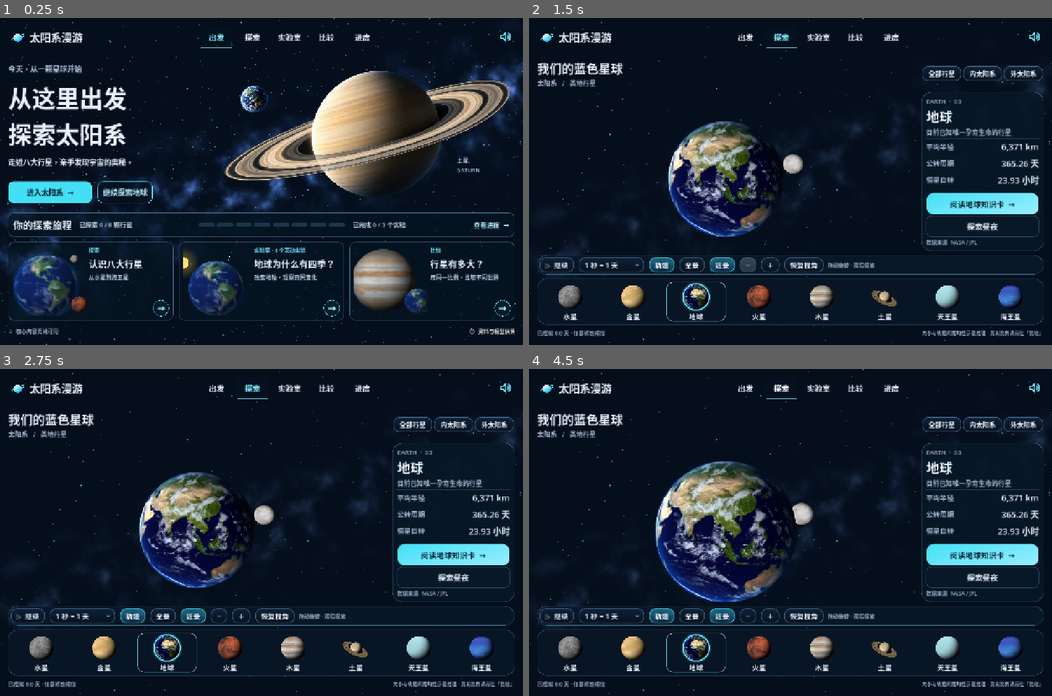
Above: before the commit, frames 1-4 (two rows, left to right).
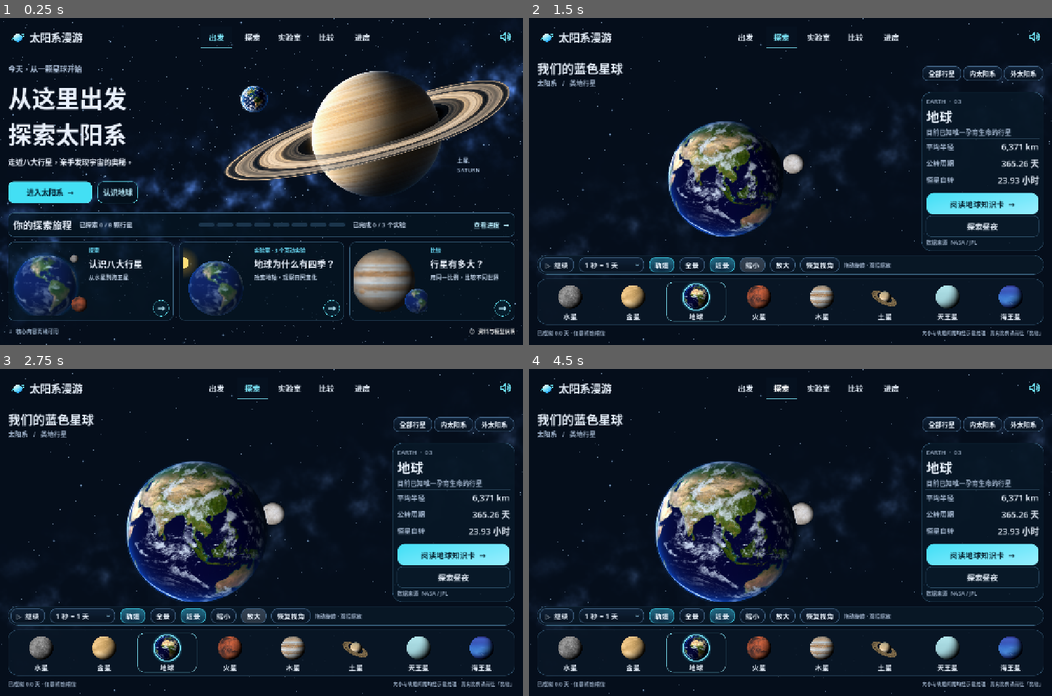
Above: after the commit, the same moments.

Repository: jiapeng-github/solar-system-explorer
Game: Godot game, scene res://scenes/main.tscn
Same seed, same stepped clock (60 frames per second), same inputs: the game is played once before the commit and once after it. Sound files missing from this copy of the repository are replaced by a short silence.
Inputs (mouse positions are in pixels of both pictures, inside the frame that each line leads up to):
- Up to frame 1 (0.25 s): no input
- Up to frame 2 (1.5 s): click (644, 191) at 0.5 s, where only the run after the commit has a clickable "认识地球"; click (753, 266) at 1.25 s, where only the run after the commit has a clickable "缩小"
- Up to frame 3 (2.75 s): click (256, 617) at 2 s, where only the run after the commit has a clickable "放大"
- Up to frame 4 (4.5 s): click "太阳系漫游" at 2.75 s; click "出发" at 3.5 s; click "探索" at 4.25 s

The runs differ from the first frame. In frame 1, 0.2% of the frame differs, in the area x 19-30%, y 49-57%; in frame 2, 0.5%; in frame 3, 7.4%, in the area x 24-70%, y 28-78%; in frame 4, 0.4%.

Commit message:
Fix Android touch and back navigation
Update the launcher with the approved Saturn icon, remove the Godot splash, and raise the music level. Clarify home and zoom controls and add accessibility labels.

Diff:
--- a/project.godot
+++ b/project.godot
@@ -10,10 +10,13 @@
 
 [application]
 
+config/quit_on_go_back=false
 config/name="太阳系漫游"
 run/main_scene="res://scenes/main.tscn"
 config/features=PackedStringArray("4.6", "GL Compatibility")
-config/icon="res://assets/ui/app-logo-v3.png"
+boot_splash/show_image=false
+boot_splash/bg_color=Color(0.025, 0.045, 0.085, 1)
+config/icon="res://assets/ui/saturn-icon.png"
 
 [display]
 
@@ -27,7 +30,7 @@
 
 [input_devices]
 
-pointing/emulate_mouse_from_touch=false
+pointing/emulate_mouse_from_touch=true
 
 [rendering]
 
--- a/scripts/app.gd
+++ b/scripts/app.gd
@@ -145,6 +145,7 @@
 	brand.add_theme_stylebox_override("normal",_style(Color.TRANSPARENT,0,0))
 	_back_button = _button("‹",brand_row,_go_back)
 	_back_button.tooltip_text = "返回上一页"
+	_back_button.accessibility_name = "返回上一页"
 	_back_button.custom_minimum_size.x = 48
 	var navigation := HFlowContainer.new()
 	_navigation = navigation
@@ -478,10 +479,10 @@
 	)
 	_view_buttons["overview"] = _button("全景",controls,func() -> void: _overview_from_ui())
 	_view_buttons["close"] = _button("近景",controls,func() -> void: _select_planet(selected_index,true))
-	var zoom_out := _button("−",controls,func() -> void: _zoom_from_ui(1.2))
+	var zoom_out := _button("缩小",controls,func() -> void: _zoom_from_ui(1.2))
 	zoom_out.custom_minimum_size.x = 44
 	zoom_out.tooltip_text = "缩小（也可双指捏合或滚轮向下）"
-	var zoom_in := _button("＋",controls,func() -> void: _zoom_from_ui(1.0/1.2))
+	var zoom_in := _button("放大",controls,func() -> void: _zoom_from_ui(1.0/1.2))
 	zoom_in.custom_minimum_size.x = 44
 	zoom_in.tooltip_text = "放大（也可双指张开或滚轮向上）"
 	_button("恢复视角",controls,func() -> void: _restore_view_from_ui())
@@ -509,6 +510,7 @@
 		var button := _button("",_planet_grid,func() -> void: _select_planet(index,world.camera.follow_node != null,"select"))
 		button.toggle_mode = true
 		button.tooltip_text = "探索"+catalog[i].name
+		button.accessibility_name = button.tooltip_text
 		button.size_flags_horizontal = Control.SIZE_EXPAND_FILL
 		button.custom_minimum_size = Vector2(74,96)
 		button.add_theme_stylebox_override("normal",_style(Color.TRANSPARENT,16,6))
@@ -919,6 +921,7 @@
 	for i in range(catalog.size()):
 		var index := i
 		var button := _button("",_planet_grid,func() -> void: _choose_comparison(_compare_slot,index,true))
+		button.accessibility_name = "选择"+catalog[i].name+"作为比较对象"
 		button.toggle_mode = true
 		button.custom_minimum_size = Vector2(74,80)
 		button.size_flags_horizontal = Control.SIZE_EXPAND_FILL
@@ -1086,6 +1089,16 @@
 	if not _sources.visible: Sound.play_from(self,"tap")
 	_sources.present()
 
+func _input(event: InputEvent) -> void:
+	if page != "explore" or not is_instance_valid(_scene_container): return
+	if not (event is InputEventScreenTouch or event is InputEventScreenDrag): return
+	var local_event := _scene_container.make_input_local(event)
+	if event is InputEventScreenTouch and event.pressed:
+		if not Rect2(Vector2.ZERO,_scene_container.size).has_point(local_event.position): return
+	elif not world.camera._touches.has(event.index): return
+	world.camera._input(local_event)
+	get_viewport().set_input_as_handled()
+
 func _unhandled_key_input(event: InputEvent) -> void:
 	if event.is_action_pressed("ui_cancel") and (page != "home" or not _history.is_empty()):
 		_go_back()
--- a/scripts/orbit_camera.gd
+++ b/scripts/orbit_camera.gd
@@ -131,6 +131,8 @@
 	_update_transform()
 
 func _input(event: InputEvent) -> void:
+	# GUI buttons use emulated mouse clicks. The camera already handles native touches.
+	if event is InputEventMouse and event.device == InputEvent.DEVICE_ID_EMULATION: return
 	if event is InputEventMouseButton and event.button_index == MOUSE_BUTTON_LEFT:
 		if event.pressed:
 			_interrupt_transition()
--- a/scripts/ui/home_page.gd
+++ b/scripts/ui/home_page.gd
@@ -79,7 +79,7 @@
 	intro.add_child(actions)
 	primary_button = button("进入太阳系  →",actions,func(): destination_requested.emit("explore"),true)
 	primary_button.custom_minimum_size.x = 205
-	continue_button = button("继续探索"+selected_name,actions,func(): continue_requested.emit())
+	continue_button = button(("继续探索" if visited > 0 else "认识")+selected_name,actions,func(): continue_requested.emit())
 	var visual := Control.new()
 	visual.size_flags_horizontal = Control.SIZE_EXPAND_FILL
 	visual.size_flags_stretch_ratio = .60
--- a/scripts/ui/progress_planet.gd
+++ b/scripts/ui/progress_planet.gd
@@ -8,6 +8,7 @@
 func _ready() -> void:
 	custom_minimum_size = Vector2(76,127)
 	tooltip_text = planet_name+" · "+("已探索" if visited else "待探索")
+	accessibility_name = tooltip_text
 	for key in ["normal","hover","pressed","focus"]:
 		add_theme_stylebox_override(key,Style.box(Color.TRANSPARENT if key == "normal" else Color("12314980"),12,0))
 	thumb = TextureRect.new()
--- a/scripts/ui/seasons_lab.gd
+++ b/scripts/ui/seasons_lab.gd
@@ -138,6 +138,7 @@
 	current = label("",timeline,18)
 	current.add_theme_color_override("font_color",Color("60eaff"))
 	slider = HSlider.new()
+	slider.accessibility_name = "四季时间轴"
 	slider.min_value = 0
 	slider.max_value = 360
 	slider.step = .1
--- a/scripts/ui/year_lab.gd
+++ b/scripts/ui/year_lab.gd
@@ -113,6 +113,7 @@
 	console_row.add_child(timeline)
 	progress_label = label("公转进度  0%",timeline,19,Color("60e6f5"))
 	slider = HSlider.new()
+	slider.accessibility_name = "公转进度"
 	slider.min_value = 0
 	slider.max_value = 360
 	slider.step = .1
--- a/scripts/ui_audio.gd
+++ b/scripts/ui_audio.gd
@@ -6,7 +6,7 @@
 const BUS := &"UI_SFX"
 const MUSIC_BUS := &"Music"
 const MUSIC_STREAM = preload("res://assets/music/starlight-voyage-loop.wav")
-const MUSIC_DB := -7.0
+const MUSIC_DB := -5.0
 const MUSIC_FADE_SECONDS := 1.5
 var _music: AudioStreamPlayer
 var _music_fade := 0.0
--- a/tests/background_music_tests.gd
+++ b/tests/background_music_tests.gd
@@ -28,7 +28,7 @@
 	check(music.stream.loop_mode == AudioStreamWAV.LOOP_FORWARD and music.stream.loop_end == 2880000,"60-second native sample loop")
 	check(music.volume_db < -40,"Startup begins quietly")
 	audio._process(1.5)
-	check(is_equal_approx(music.volume_db,-7),"Fade reaches designed music level")
+	check(is_equal_approx(music.volume_db,-5),"Fade reaches designed music level")
 	music.seek(12.0)
 	await create_timer(0.15).timeout
 	var before := music.get_playback_position()
@@ -44,9 +44,9 @@
 	audio.request("correct")
 	await frames()
 	audio._process(0.1)
-	check(is_equal_approx(music.volume_db,-11),"Answer feedback ducks music by 4dB")
+	check(is_equal_approx(music.volume_db,-9),"Answer feedback ducks music by 4dB")
 	for i in range(20): audio._process(0.1)
-	check(is_equal_approx(music.volume_db,-7),"Music returns smoothly after feedback")
+	check(is_equal_approx(music.volume_db,-5),"Music returns smoothly after feedback")
 	audio.set_enabled(false)
 	var paused_at := music.get_playback_position()
 	await create_timer(0.15).timeout
@@ -73,7 +73,7 @@
 	check(not music.stream_paused and music.volume_db < -40,"Android resume fades in")
 	audio._process(1.5)
 	app._notification(Node.NOTIFICATION_APPLICATION_FOCUS_IN)
-	check(is_equal_approx(music.volume_db,-7),"Duplicate foreground notification does not restart fade")
+	check(is_equal_approx(music.volume_db,-5),"Duplicate foreground notification does not restart fade")
 	app._notification(Node.NOTIFICATION_APPLICATION_FOCUS_OUT)
 	app._notification(Node.NOTIFICATION_APPLICATION_PAUSED)
 	app._notification(Node.NOTIFICATION_APPLICATION_RESUMED)
--- a/tests/home_tests.gd
+++ b/tests/home_tests.gd
@@ -53,6 +53,7 @@
 		if dimensions.x > 1000: check(app._body.get_global_rect().end.y <= app._body_scroll.get_global_rect().end.y+2,"First screen fits "+str(dimensions))
 	app.progress.reset_progress()
 	app.navigate("home")
+	check(home().continue_button.text == "认识地球","First visit introduces the default planet")
 	check(home().visited == 0 and home().lessons == 0,"Empty progress stays empty")
 	for id in ["mercury","venus","earth","mars","jupiter","saturn","uranus","neptune"]: app.progress.visit(id)
 	for id in ["day","year","seasons"]: app.progress.complete(id)
Binary file added: assets/ui/saturn-background.png
Not shown, added: assets/ui/saturn-background.png.import
Binary file added: assets/ui/saturn-foreground.png
Not shown, added: assets/ui/saturn-foreground.png.import
Binary file added: assets/ui/saturn-icon.png
Not shown, added: assets/ui/saturn-icon.png.import
Binary file added: assets/ui/saturn-launcher.png
Not shown, added: assets/ui/saturn-launcher.png.import
Binary file added: docs/design/app-icon-v7-saturn.png
Not shown, changed: export_presets.cfg
